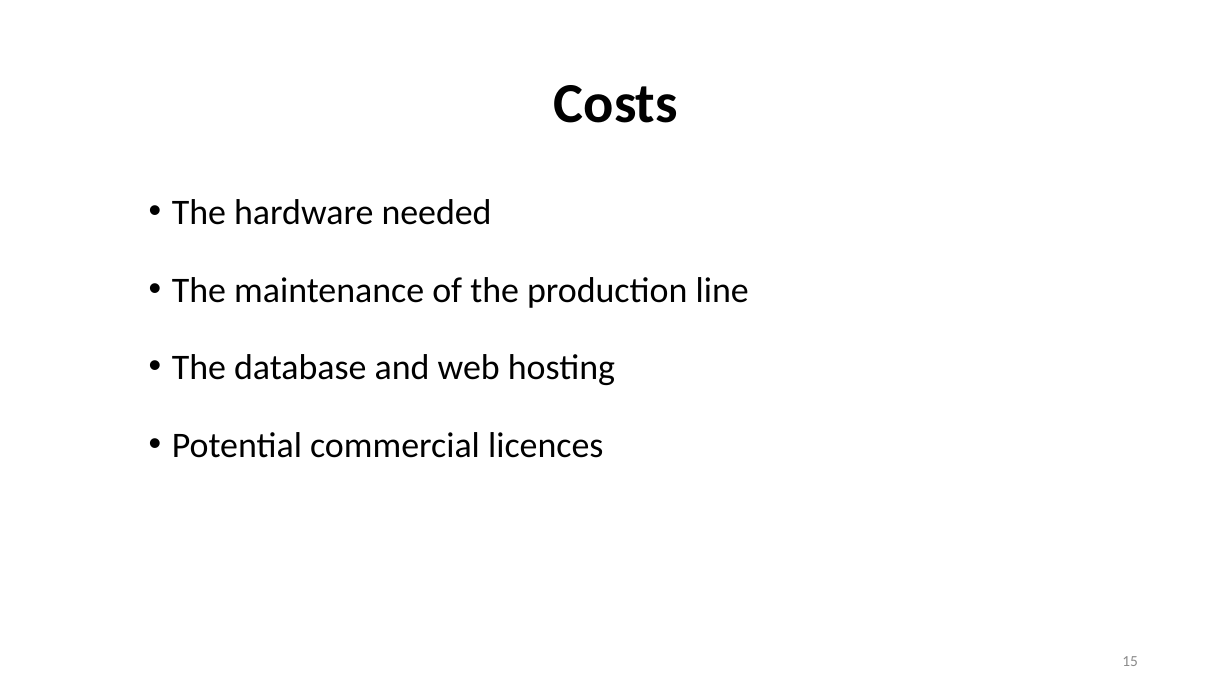
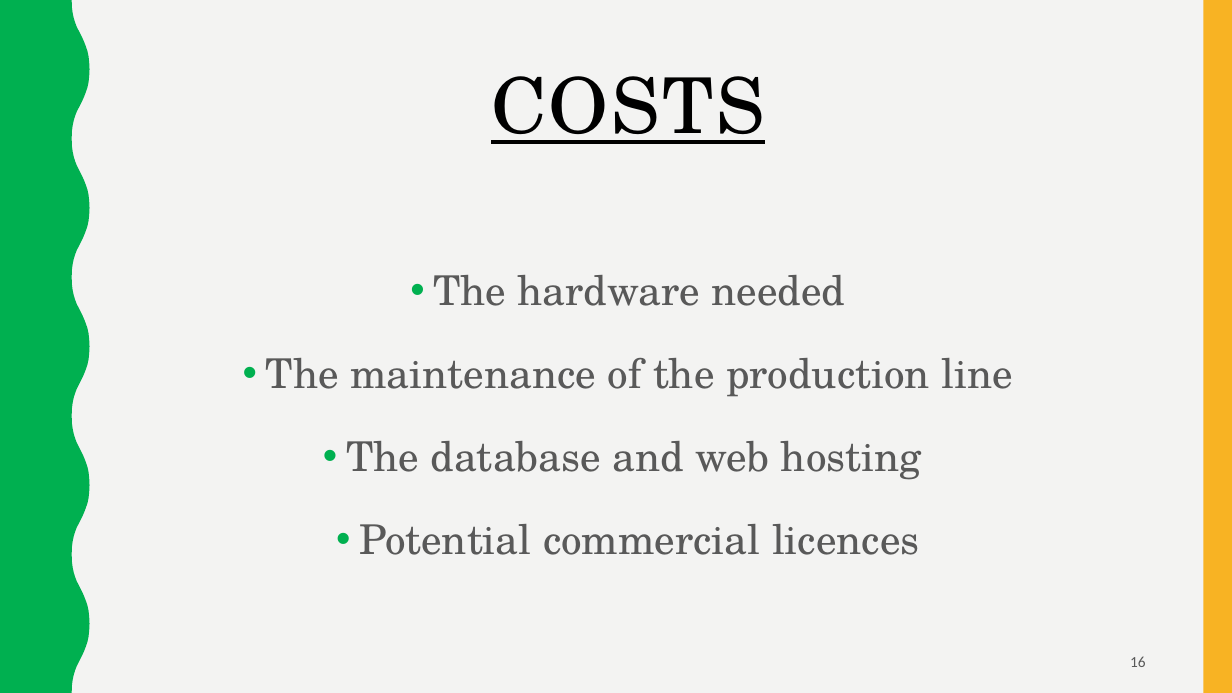
Before and after one commit to scoall/smart-plant, a slide deck: slide 16 of Smart Eco SystemBlankBGEdited.pptx (slide 15 before the commit). Drawn at 1232x693 pixels with LibreOffice and Linux fonts; fonts in the diff are those of the drawing. Boxes give left, top, right and bottom in pixels: in the first picture for what was removed or moved away, otherwise in the second. Text is boxed around its words. In the diff, an @@ line names an element or a change of style, - is before the commit and + after.

```diff
--- a/Smart Eco SystemBlankBGEdited.pptx
+++ b/Smart Eco SystemBlankBGEdited.pptx
@@ background #FFFFFF to #F3F3F2 @@
@@ freeform shape added at (0, 0, 90, 693), fill #00B050 @@
@@ rectangle added at (1203, 0, 1232, 693), fill #F8B323 @@
@@ title "COSTS" at (491, 76, 765, 144): vertical alignment middle to top @@
@@ title at (491, 76, 765, 144): text changed; size 44 to 60 pt; font Calibri to TeX Gyre Schola; bold off @@
-Costs
+COSTS
@@ text "The hardware needed": place and size @@
-text "The hardware needed" at (172, 199, 749, 458)
+text "The hardware needed" at (266, 275, 1013, 555)
@@ text "The hardware needed" at (266, 275, 1013, 555): size 28 to 32 pt, font Calibri to TeX Gyre Schola, text colour #000000 to #595959; alignment justified to centre; less space between paragraphs @@
@@ page number at (1130, 656, 1146, 667): text changed; text colour #8C8C8C to #595959 @@
-15
+16
```
Also in this commit, not shown: 16 other slides changed, 1 slide added.
